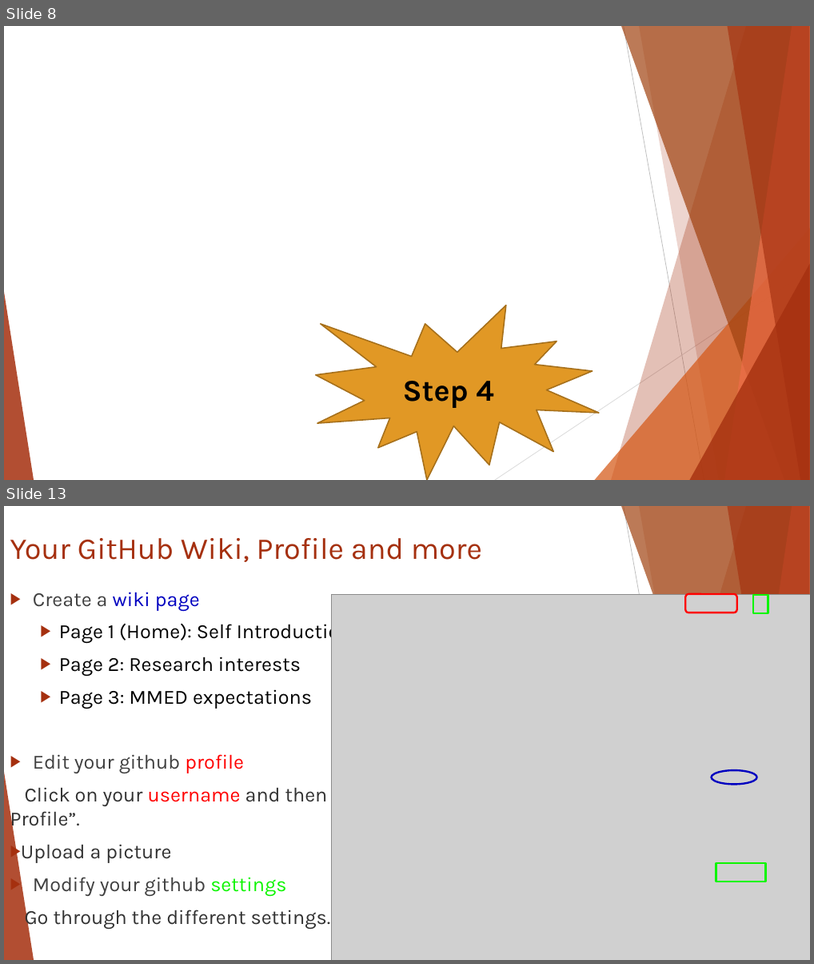
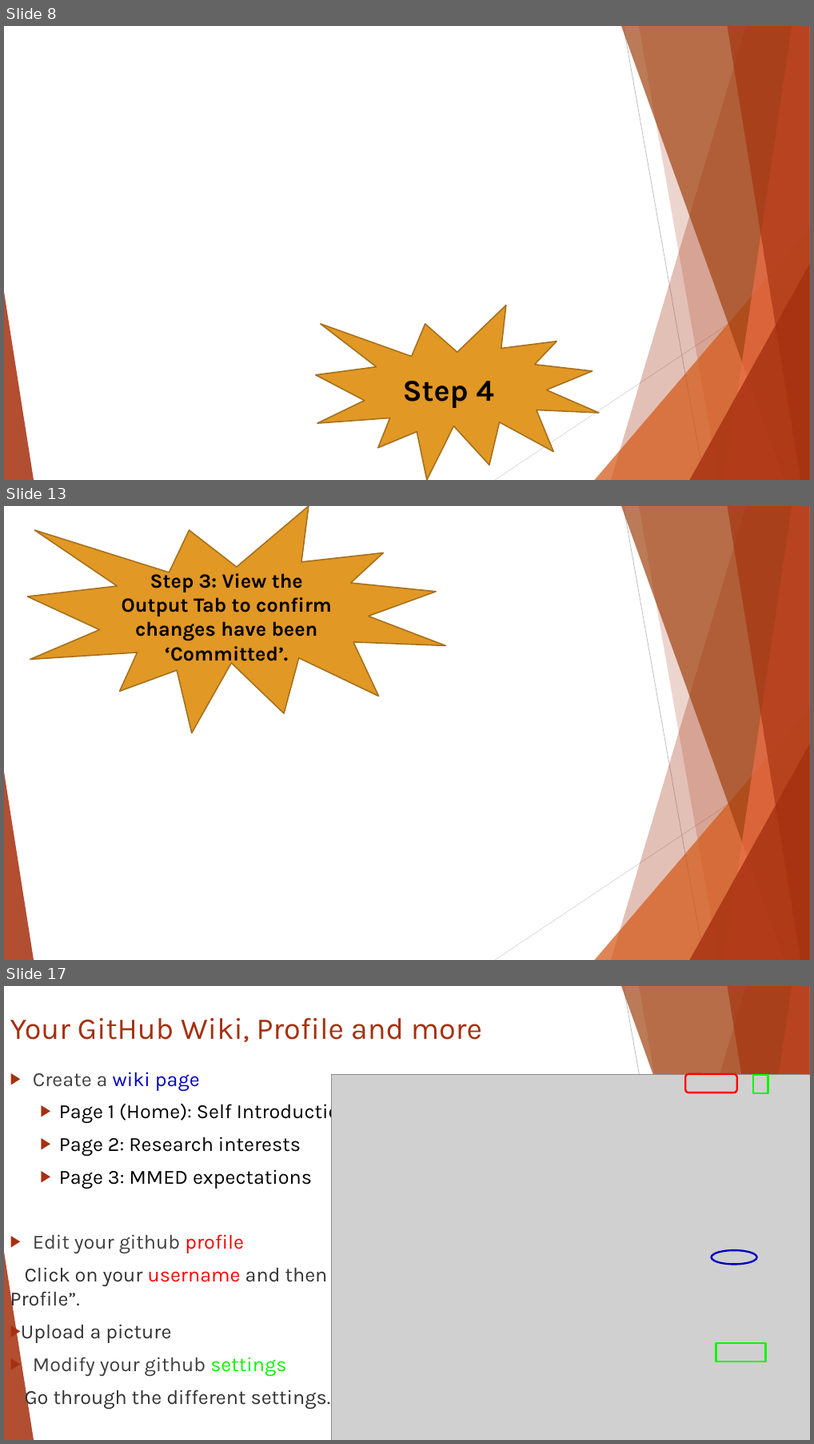
Before and after one commit to ICI3D/Sandbox, a slide deck: IntroToGitHub&SmartGit-v3.1.pptx. Shown one above the other, each under a label of ours: slides 8 and 13 before the commit, slides 8, 13 and 17 after it; the slides between them are not shown. The pictures are 814x964 and 814x1444 pixels, drawn with LibreOffice and Linux fonts; fonts in the diff are those of the drawing; grey boxes stand for pictures; background and template pictures are left out. Boxes give left, top, right and bottom in pixels: in the first picture for what was removed or moved away, otherwise in the second. Text is boxed around its words. In the diff, an @@ line names an element or a change of style, - is before the commit and + after.

```diff
--- a/IntroToGitHub&SmartGit-v3.1.pptx
+++ b/IntroToGitHub&SmartGit-v3.1.pptx
@@ slide 13 added at (x1=4, y1=506, x2=810, y2=960), background picture (left out); not listed: 10 template elements that a slide beside it also shows @@
@@ irregular seal added at (x1=27, y1=506, x2=446, y2=733), fill #E19825, outline #A6701B 1.5 pt @@
@@ text added at (x1=122, y1=569, x2=332, y2=665), 24 pt, text #000000, bold @@
+Step 3: View the Output Tab to confirm changes have been ‘Committed’.
@@ what was slide 13 is now slide 17 @@
```
Also in this commit, not shown: 1 slide changed, 6 other slides added, 3 slides removed, 1 other file.
